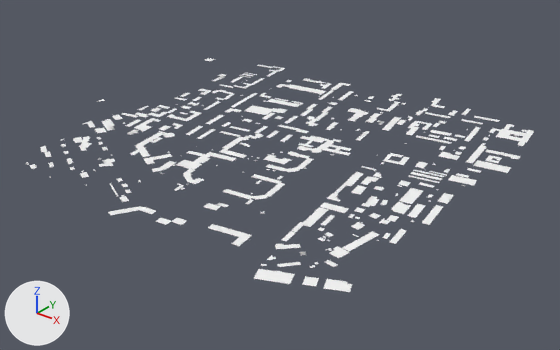
What one commit did to the glTF model MapData/meshes/bld_roof_0_2.glb.
One viewpoint serves both versions: a camera (50 mm lens) standing at (-321.0, -995.0, 943.0) and looking at (-1475.0, 447.0, 49.0). The axes (+X, +Y, +Z) are drawn at lower left. The lights are the same throughout. The older version comes first.

In view in the first picture: 'geometry_0'.
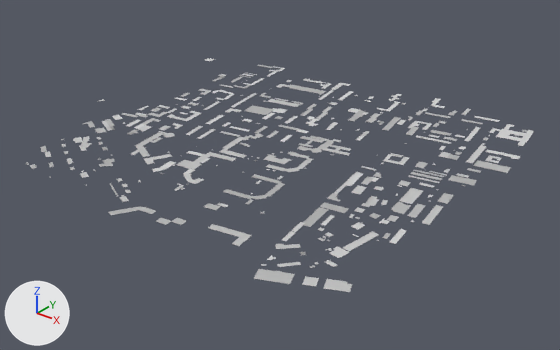
What differs and where, as boxes (x1, y1, x2, y2) in the pictures (560 x 350 px; the box of a moved part takes in the faces that stretch with it):
'geometry_0', recoloured, reshaped: (25, 58, 534, 292) in both
part 1 of me_geometry_0, moved or reshaped: (175, 123, 198, 135) in both
part 2 of me_geometry_0, moved or reshaped: (267, 255, 273, 260) in both

The change, as a diff of the scene's bpy script:
```diff
--- a/MapData/meshes/bld_roof_0_2.glb.py
+++ b/MapData/meshes/bld_roof_0_2.glb.py
@@ mat_bld_roof @@
 n0 = _N.new('ShaderNodeBsdfPrincipled'); n0.name = 'Principled BSDF'
-n0.inputs[0].default_value = (1.0, 1.0, 1.0, 1.0)  # 'Base Color', white #ffffff
 n0.inputs[1].default_value = 1.0  # 'Metallic'
@@ mat_bld_roof @@
 n1 = _N.new('ShaderNodeOutputMaterial'); n1.name = 'Material Output'
+n2 = _N.new('ShaderNodeVertexColor'); n2.name = 'Color Attribute'
 _L.new(n0.outputs[0], n1.inputs[0])  # 'BSDF' to 'Surface'
+_L.new(n2.outputs[0], n0.inputs[0])  # 'Color' to 'Base Color'
@@ me_geometry_0 @@
 # used by ob_geometry_0; location = (0.0, 0.0, 0.0)
-me_geometry_0.from_pydata(...)  # 1991 vertices, 1273 faces; spans x -2016.0..-966.0, y -42.0..1028.0, z 93.0..193.0
-me_geometry_0.vertices[684].co = (-1748.0, 427.0, 125.0)  # pixel (198, 125)
-me_geometry_0.vertices[688].co = (-1721.0, 363.0, 126.0)  # pixel (189, 134)
-me_geometry_0.vertices[692].co = (-1800.0, 420.0, 116.0)  # pixel (183, 125)
-me_geometry_0.vertices[696].co = (-1800.0, 420.0, 116.0)  # pixel (183, 125)
-me_geometry_0.vertices[214].co = (-1186.0, 59.0, 101.0)  # pixel (272, 254)
+me_geometry_0.from_pydata(...)  # 1991 vertices, 1273 faces; spans x -2016.0..-966.0, y -42.0..1027.0, z 93.0..193.0
+# me_geometry_0 part 1
+me_geometry_0.vertices[684].co = (-1747.0, 424.0, 125.0)  # pixel (198, 126)
+me_geometry_0.vertices[688].co = (-1721.0, 366.0, 126.0)  # pixel (190, 134)
+me_geometry_0.vertices[692].co = (-1801.0, 419.0, 116.0)  # pixel (183, 125)
+me_geometry_0.vertices[696].co = (-1800.0, 419.0, 116.0)  # pixel (183, 125)
+# me_geometry_0 part 2
+me_geometry_0.vertices[214].co = (-1186.0, 59.0, 101.0)  # pixel (271, 255)
 me_geometry_0.vertices[215].co = (-1182.0, 36.0, 101.0)  # pixel (266, 260)
+# other edits to the shape of me_geometry_0 do not show in these pictures
 me_geometry_0.materials.append(mat_bld_roof)
```
